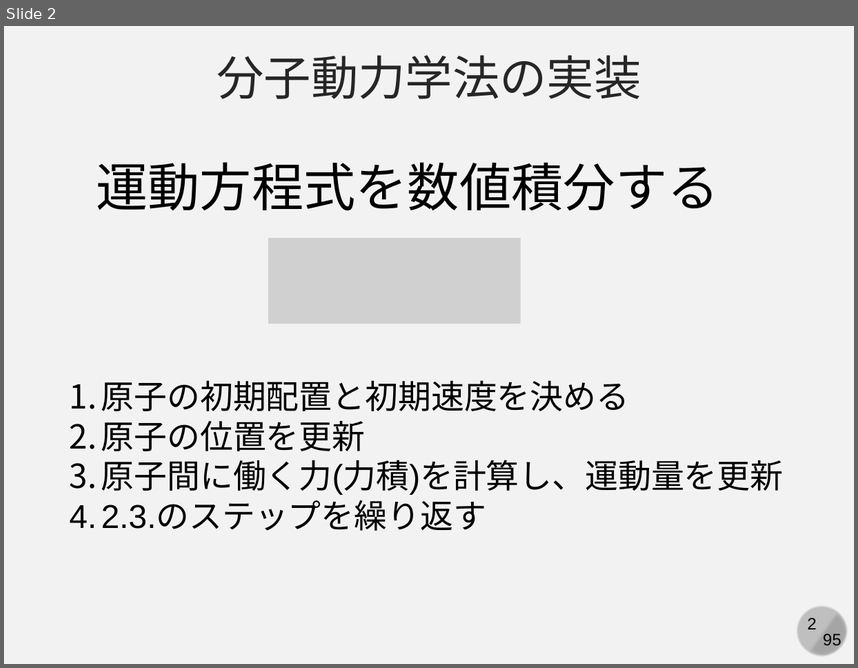
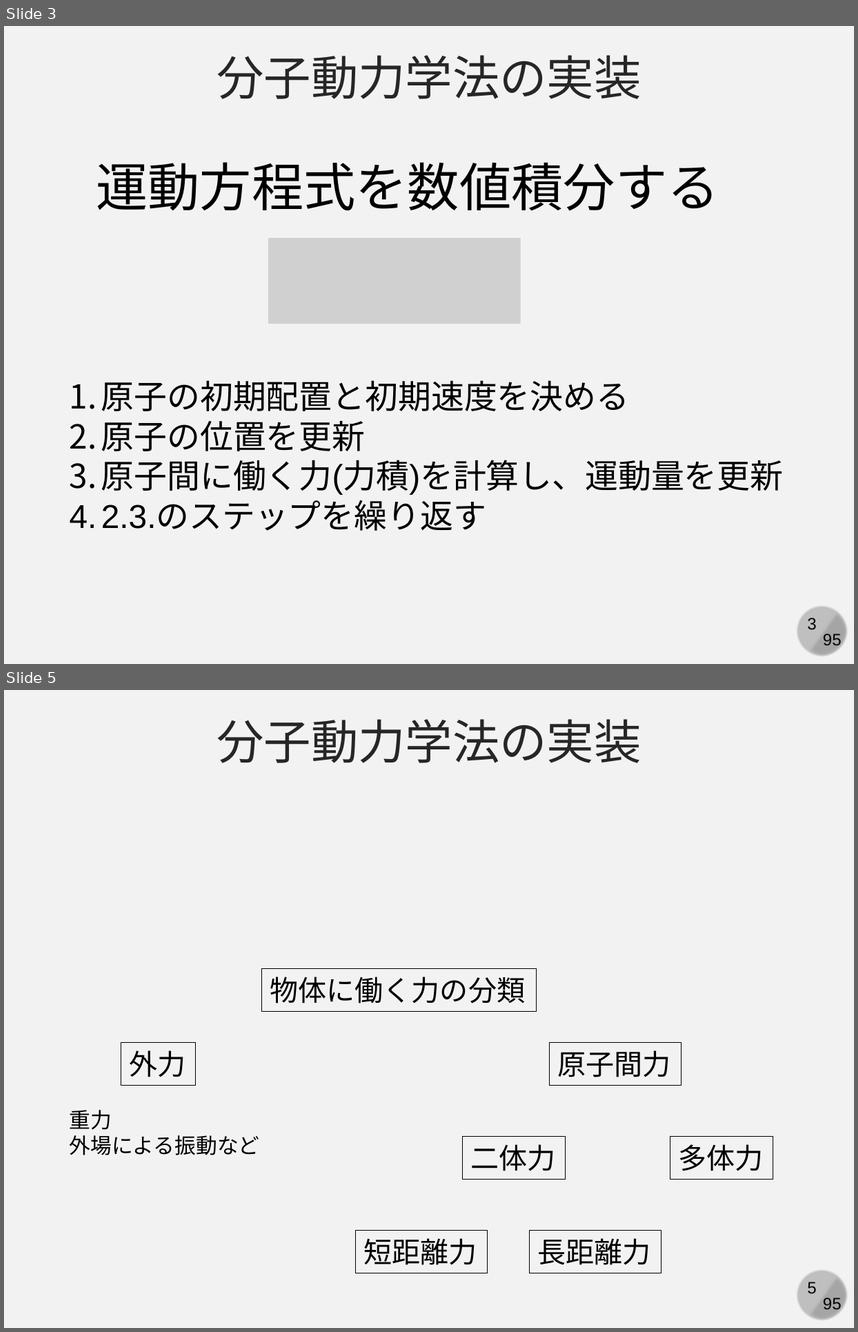
Before and after one commit to kaityo256/simulation_engineering, a slide deck: 07_md_implementation/simulation07.pptx. Shown one above the other, each under a label of ours: slide 2 before the commit, slides 3 and 5 after it; the slides between them are not shown. The pictures are 858x668 and 858x1332 pixels, drawn with LibreOffice and Linux fonts; fonts in the diff are those of the drawing; grey boxes stand for pictures. Boxes give left, top, right and bottom in pixels: in the first picture for what was removed or moved away, otherwise in the second. Text is boxed around its words. In the diff, an @@ line names an element or a change of style, - is before the commit and + after.

Commit message:
updates

```diff
--- a/07_md_implementation/simulation07.pptx
+++ b/07_md_implementation/simulation07.pptx
@@ slide 5 added at (4,690,854,1328), background #F2F2F2; not listed: 4 template elements that a slide beside it also shows @@
@@ text added at (217,719,641,763), 40 pt, text #262626 @@
+分子動力学法の実装
@@ rectangle added at (261,969,536,1012), outline #000000 0.75 pt, 24 pt, text #000000 @@
+物体に働く力の分類
@@ rectangle added at (121,1042,196,1085), outline #000000 0.75 pt, 24 pt, text #000000 @@
+外力
@@ rectangle added at (550,1042,682,1085), outline #000000 0.75 pt, 24 pt, text #000000 @@
+原子間力
@@ text added at (69,1110,259,1155), 18 pt, text #000000 @@
+重力
+外場による振動など
@@ rectangle added at (462,1136,565,1179), outline #000000 0.75 pt, 24 pt, text #000000 @@
+二体力
@@ rectangle added at (670,1136,773,1179), outline #000000 0.75 pt, 24 pt, text #000000 @@
+多体力
@@ rectangle added at (355,1230,487,1272), outline #000000 0.75 pt, 24 pt, text #000000 @@
+短距離力
@@ rectangle added at (529,1230,661,1272), outline #000000 0.75 pt, 24 pt, text #000000 @@
+長距離力
@@ what was slide 2 is now slide 3 @@
@@ page number at (807,617,816,629): text changed @@
-2
+3
```
Also in this commit, not shown: 2 other slides added, 1 slide removed.
